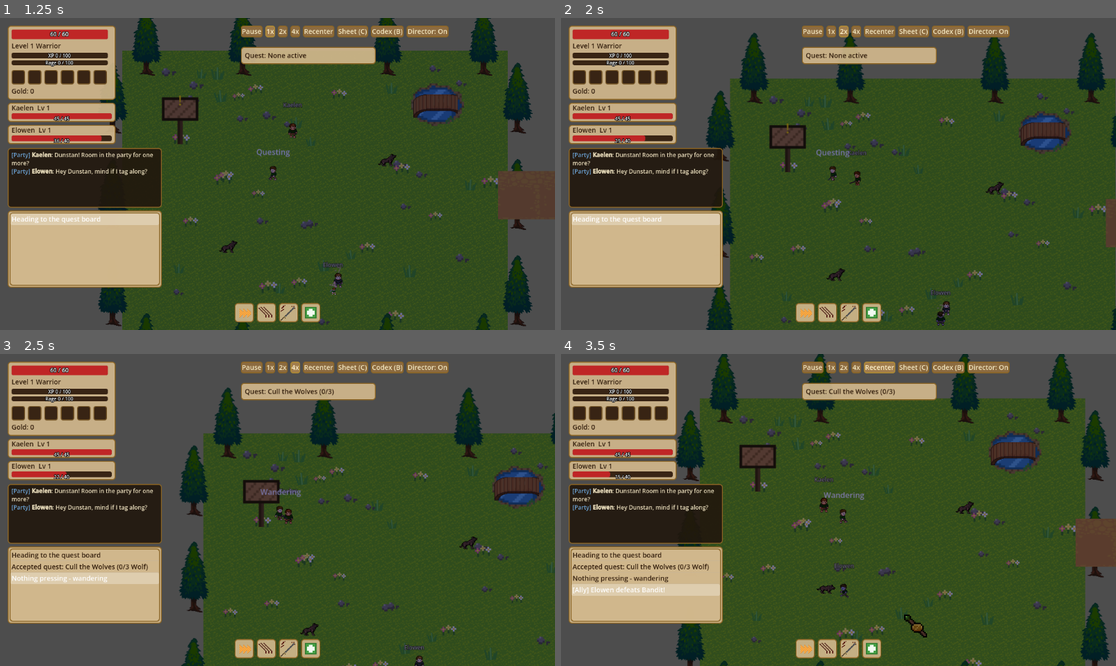
Above: before the commit, frames 1-4 (two rows, left to right).
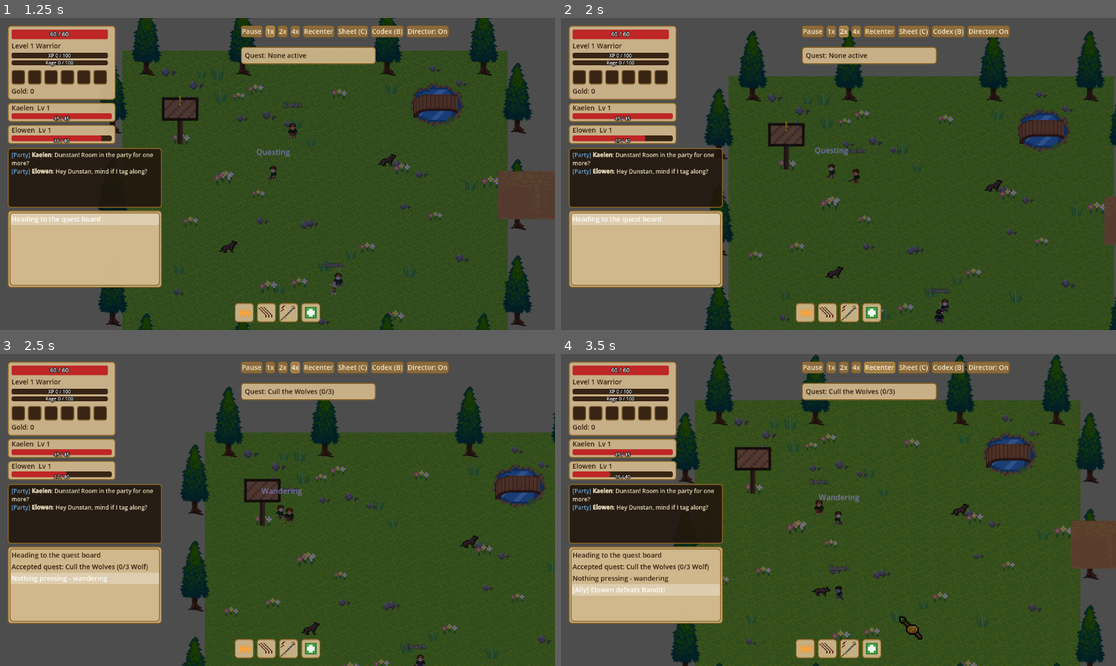
Above: after the commit, the same moments.

Repository: HexaLoid/ai-world-spectator
Game: Godot game, scene res://scenes/Main.tscn
Two runs of this game, one before a commit and one after it. Both use one fixed random seed, a clock stepped at 60 frames per second and the inputs below.
Inputs:
- Up to frame 1 (1.25 s): click "1x" at 0.5 s
- Up to frame 2 (2 s): click "2x" at 1.25 s
- Up to frame 3 (2.5 s): click "4x" at 2 s
- Up to frame 4 (3.5 s): click "Recenter" at 2.75 s

Frame 1 is identical in both runs. In frame 2, 4.2% of the frame differs, in the area x 25-100%, y 4-100%; in frame 3, 2.5%; in frame 4, 7.8%, in the area x 19-100%, y 0-100%.

Commit message:
Fix review findings: pause shake, boss tracking, defeated-while-fleeing
Co-Authored-By: Claude Sonnet 5 <noreply@anthropic.com>

Diff:
--- a/scripts/entities/character.gd
+++ b/scripts/entities/character.gd
@@ -1,6 +1,7 @@
 extends CharacterBody2D
 
 const MOVE_SPEED := 80.0
+const BOSS_TRACK_RANGE := 450.0
 const ATTACK_RANGE := 28.0
 const AGGRO_RANGE := 160.0
 const PICKUP_RANGE := 20.0
@@ -64,6 +65,10 @@
 var game_time_ms: float = 0.0
 var hp_regen_accumulator: float = 0.0
 var last_combat_target: Node2D = null
+## Most recent boss targeted; survives last_combat_target flipping to null
+## (chase/flee). Read through current_boss(), which validates it.
+var boss_foe: Node2D = null
+var _fled_announced_id: int = 0
 var current_zone_id: String = RESPAWN_ZONE_ID
 var zone_entered_time_ms: float = 0.0
 ## Zone the current "travel" leg is heading for, locked in when the leg
@@ -387,14 +392,28 @@
 		hp += 1
 		hp_regen_accumulator -= 1.0
 
+## The tracked boss, only while it is alive, within BOSS_TRACK_RANGE and the
+## character is alive; otherwise clears the tracking and returns null.
+func current_boss() -> Node2D:
+	if boss_foe == null:
+		return null
+	if not is_instance_valid(boss_foe) or is_dead or bool(boss_foe.get("is_dead")) 			or global_position.distance_to(boss_foe.global_position) > BOSS_TRACK_RANGE:
+		boss_foe = null
+		return null
+	return boss_foe
+
 func _update_combat_target(combat_hostile: Node2D) -> void:
+	if is_instance_valid(combat_hostile) and combat_hostile.has_method("is_boss") 			and bool(combat_hostile.call("is_boss")):
+		boss_foe = combat_hostile
+		_fled_announced_id = 0
+	if current_state == "flee":
+		var fled_boss = current_boss()
+		if fled_boss != null and fled_boss.get_instance_id() != _fled_announced_id:
+			_fled_announced_id = fled_boss.get_instance_id()
+			GameState.emit_signal("boss_event", "fled", String(fled_boss.get("enemy_name")))
 	if combat_hostile != last_combat_target:
-		var previous = last_combat_target
 		last_combat_target = combat_hostile
 		GameState.emit_signal("combat_target_changed", combat_hostile)
-		if not is_instance_valid(combat_hostile) and current_state == "flee" \
-				and is_instance_valid(previous) and previous.is_boss():
-			GameState.emit_signal("boss_event", "fled", previous.enemy_name)
 		if combat_hostile != null and is_instance_valid(combat_hostile):
 			for enemy_id in EnemyTable.ids_named(combat_hostile.enemy_name):
 				GameState.discover("enemy", enemy_id)
@@ -447,13 +466,15 @@
 		_die()
 
 func _die() -> void:
+	# Read the boss before is_dead flips (current_boss() returns null when dead).
+	var foe = current_boss()
 	is_dead = true
 	deaths += 1
 	GameState.emit_signal("chat_event", "leader_died", {})
-	var foe = last_combat_target
-	if is_instance_valid(foe) and foe.is_boss():
-		GameState.emit_signal("boss_event", "defeated", foe.enemy_name)
+	if foe != null:
+		GameState.emit_signal("boss_event", "defeated", String(foe.get("enemy_name")))
 	_update_combat_target(null)
+	boss_foe = null
 	GameState.log_event("Character died - respawning")
 	visible = false
 	set_physics_process(false)
--- a/scripts/entities/enemy.gd
+++ b/scripts/entities/enemy.gd
@@ -201,7 +201,7 @@
 	GameState.emit_signal("enemy_died", self)
 	if is_boss():
 		var c = GameState.character
-		if c != null and is_instance_valid(c) and c.global_position.distance_to(global_position) < BOSS_EVENT_RANGE:
+		if c != null and is_instance_valid(c) and not c.is_dead and c.global_position.distance_to(global_position) < BOSS_EVENT_RANGE:
 			GameState.emit_signal("boss_event", "victory", enemy_name)
 	if guaranteed_drop_id != "":
 		GameState.emit_signal("chat_event", "elite_kill", {"enemy": enemy_name})
--- a/scripts/ui/boss_events.gd
+++ b/scripts/ui/boss_events.gd
@@ -86,29 +86,32 @@
 	GameState.boss_event.connect(_on_boss_event)
 
 func _process(_delta: float) -> void:
-	if not tracking:
+	var character = GameState.character
+	var current = null
+	if character != null and is_instance_valid(character):
+		current = character.current_boss()
+	if current == null:
+		if tracking:
+			_stop_tracking()
 		return
-	if not is_instance_valid(boss):
-		_stop_tracking()
-		return
+	if current != boss or not tracking:
+		boss = current
+		tracking = true
+		bar.max_value = float(boss.get("max_hp"))
+		bar_name.text = String(boss.get("enemy_name"))
+		bar_panel.visible = true
 	bar.value = float(boss.get("hp"))
 	bar_text.text = "%d / %d" % [int(boss.get("hp")), int(boss.get("max_hp"))]
 
+## Announces a boss the first time it is targeted. The bar itself is driven by
+## polling in _process so a momentary null target (chase state) cannot flicker it.
 func _on_target_changed(target: Node2D) -> void:
 	# is_instance_valid first: a freed Object compares equal to null.
 	if is_instance_valid(target) and target.has_method("is_boss") and bool(target.call("is_boss")):
-		boss = target
-		tracking = true
-		var boss_name := String(target.get("enemy_name"))
-		bar.max_value = float(target.get("max_hp"))
-		bar_name.text = boss_name
-		bar_panel.visible = true
 		var id := target.get_instance_id()
 		if not announced.has(id):
 			announced[id] = true
-			_show_banner("BOSS - %s" % boss_name, ENGAGED_COLOR)
-	else:
-		_stop_tracking()
+			_show_banner("BOSS - %s" % String(target.get("enemy_name")), ENGAGED_COLOR)
 
 func _stop_tracking() -> void:
 	tracking = false
@@ -134,10 +137,20 @@
 	banner_tween.tween_interval(HOLD_S)
 	banner_tween.tween_property(banner, "modulate:a", 0.0, FADE_S)
 
+var slow_active := false
+
+func _exit_tree() -> void:
+	if slow_active:
+		slow_active = false
+		Engine.time_scale = GameState.user_time_scale
+
 func _slow_motion() -> void:
 	if not GameState.fx_enabled or not SpectatorFx.should_slow_kill(true, Engine.time_scale):
 		return
 	Engine.time_scale = SpectatorFx.SLOW_SCALE
+	slow_active = true
 	# process_always = true, process_in_physics = false, ignore_time_scale = true
 	await get_tree().create_timer(SpectatorFx.SLOW_DURATION_S, true, false, true).timeout
-	Engine.time_scale = GameState.user_time_scale
+	if is_instance_valid(self) and slow_active:
+		slow_active = false
+		Engine.time_scale = GameState.user_time_scale
--- a/scripts/ui/camera_controller.gd
+++ b/scripts/ui/camera_controller.gd
@@ -19,6 +19,10 @@
 ## True once the human dragged or scrolled; pauses the director until Recenter.
 var manual := false
 var trauma := 0.0
+var _last_ticks_ms := -1
+var _zoom_reset_done := false
+## Directed camera snaps instead of lerping beyond this distance (respawn/startup).
+const SNAP_DISTANCE := 600.0
 
 func _ready() -> void:
 	GameState.camera = self
@@ -29,9 +33,7 @@
 	var have_character: bool = character != null and is_instance_valid(character)
 	var boss = null
 	if have_character:
-		var foe = character.last_combat_target
-		if is_instance_valid(foe) and foe.has_method("is_boss") and foe.is_boss() and not foe.is_dead:
-			boss = foe
+		boss = character.current_boss()
 	var plan := CameraDirector.decide({
 		"enabled": director_enabled,
 		"manual": manual,
@@ -51,11 +53,25 @@
 	if directed:
 		var wanted: Vector2 = (Vector2.ONE * float(plan["zoom"])).clamp(Vector2.ONE * MIN_ZOOM, Vector2.ONE * MAX_ZOOM)
 		zoom = zoom.lerp(wanted, 1.0 - exp(-ZOOM_SMOOTH * delta))
-	trauma = maxf(0.0, trauma - SHAKE_DECAY * delta)
-	if GameState.fx_enabled and trauma > 0.0:
-		offset = Vector2(randf_range(-1.0, 1.0), randf_range(-1.0, 1.0)) * trauma * trauma * SHAKE_MAX_PX
-	else:
+	if not director_enabled:
+		# Director off behaves exactly as before the feature: snap zoom once, no shake.
+		if not _zoom_reset_done:
+			_zoom_reset_done = true
+			zoom = Vector2.ONE
+		trauma = 0.0
 		offset = Vector2.ZERO
+		return
+	_zoom_reset_done = false
+	# Shake decays in real time so pause / slow-mo neither freezes nor jitters it.
+	var now := Time.get_ticks_msec()
+	var real_dt := 0.0 if _last_ticks_ms < 0 else float(now - _last_ticks_ms) / 1000.0
+	_last_ticks_ms = now
+	trauma = maxf(0.0, trauma - SHAKE_DECAY * real_dt)
+	if Engine.time_scale > 0.0:
+		if GameState.fx_enabled and trauma > 0.0:
+			offset = Vector2(randf_range(-1.0, 1.0), randf_range(-1.0, 1.0)) * trauma * trauma * SHAKE_MAX_PX
+		else:
+			offset = Vector2.ZERO
 
 func add_shake(strength: float) -> void:
 	trauma = minf(1.0, trauma + strength)
@@ -98,4 +114,5 @@
 	director_enabled = not director_enabled
 	if director_enabled:
 		manual = false
+		following = true
 	return director_enabled
